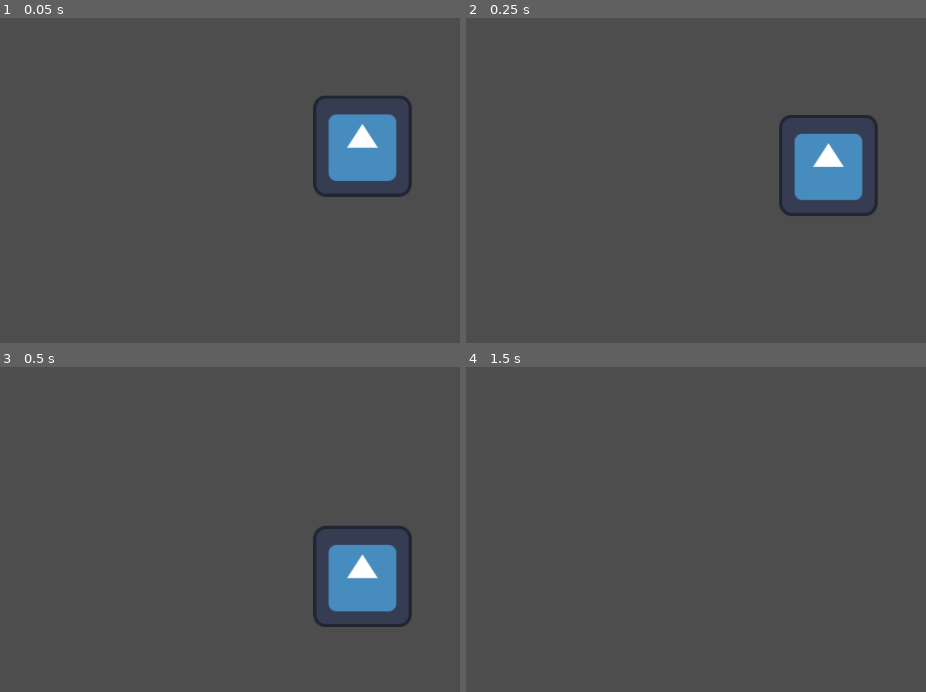
Above: before the commit, frames 1-4 (two rows, left to right).
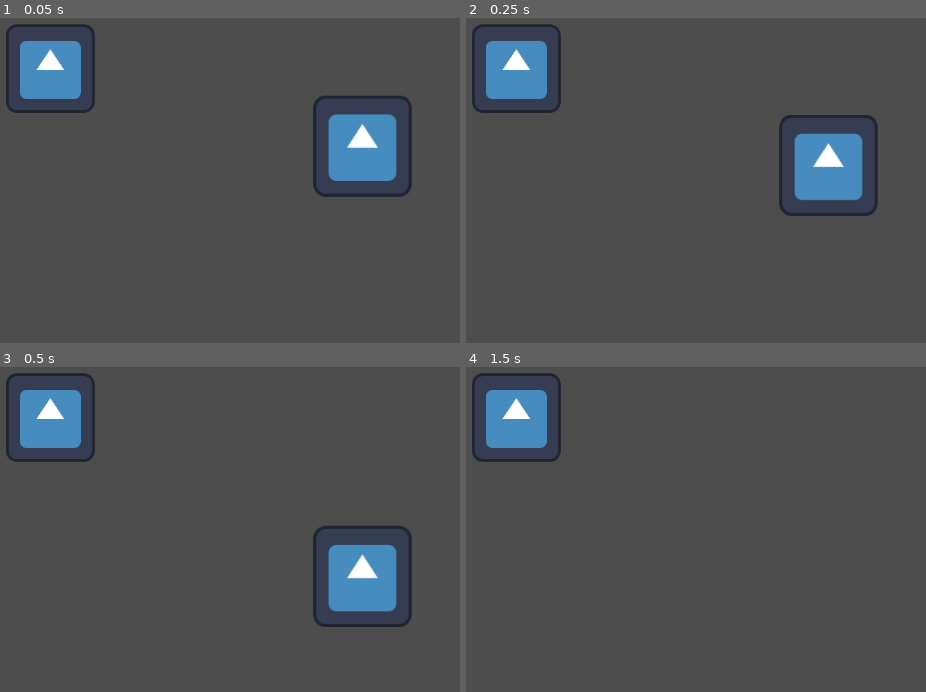
Above: after the commit, the same moments.

Repository: JellieDragon/bgjt-git
Game: Godot game, scene res://main.tscn
The game is run twice, just before and just after one commit, with the same random seed, the same clock (stepped at 60 frames per second) and the same inputs. The engine's default icon, where the game draws it, is replaced by a stand-in: a white triangle on a blue panel in a dark square.
Inputs:
- Up to frame 1 (0.05 s): no input
- Up to frame 2 (0.25 s): no input
- Up to frame 3 (0.5 s): no input
- Up to frame 4 (1.5 s): tap Enter (ui_accept) at 0.5, 0.77, 1.25 s; hold Right (ui_right) from 0.53 s (still down)

The runs differ from the first frame. In frame 1, 3.0% of the frame differs, in the area x 1-21%, y 1-30%; in frame 2, 3.0%; in frame 3, 3.0%; in frame 4, 3.0%.

Commit message:
Test
A test to see the functionalities of github. Added a collision area on the main scene.

Diff:
--- /dev/null
+++ b/collision_area.tscn
@@ -0,0 +1,16 @@
+[gd_scene load_steps=3 format=3 uid="uid://b3ssrtov81pho"]
+
+[ext_resource type="Texture2D" uid="uid://p0ap5wgaixj6" path="res://icon.svg" id="1_mbcg0"]
+
+[sub_resource type="RectangleShape2D" id="RectangleShape2D_y57c1"]
+size = Vector2(119, 119)
+
+[node name="collision_area" type="Area2D"]
+
+[node name="Sprite2D" type="Sprite2D" parent="."]
+position = Vector2(65, -66)
+texture = ExtResource("1_mbcg0")
+
+[node name="CollisionShape2D" type="CollisionShape2D" parent="."]
+position = Vector2(65.5, -66.5)
+shape = SubResource("RectangleShape2D_y57c1")
--- a/main.tscn
+++ b/main.tscn
@@ -1,7 +1,8 @@
-[gd_scene load_steps=4 format=3 uid="uid://b18eh4plewd0i"]
+[gd_scene load_steps=5 format=3 uid="uid://b18eh4plewd0i"]
 
 [ext_resource type="Script" uid="uid://pti40cp1kp2y" path="res://character_body_2d.gd" id="1_0xm2m"]
 [ext_resource type="Texture2D" uid="uid://p0ap5wgaixj6" path="res://icon.svg" id="2_h2yge"]
+[ext_resource type="PackedScene" uid="uid://b3ssrtov81pho" path="res://collision_area.tscn" id="3_h2yge"]
 
 [sub_resource type="CircleShape2D" id="CircleShape2D_1bvp3"]
 
@@ -18,3 +19,6 @@
 position = Vector2(295, 284)
 scale = Vector2(1.10938, 1.14063)
 texture = ExtResource("2_h2yge")
+
+[node name="collision_area" parent="." instance=ExtResource("3_h2yge")]
+position = Vector2(146, 318)
